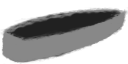
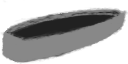
The second 128 × 64 image is a revision of the first. Changes to its layers:
painted on "Layer 6" over [2, 9, 128, 38]
painted on "Layer 5" over [1, 0, 128, 61]
painted on "Layer 4" over [2, 9, 125, 63]
painted on "Layer 3" over [0, 10, 124, 52]
painted on "Layer 2" over [2, 11, 118, 34]
painted on "Layer 1" over [0, 7, 128, 62]
